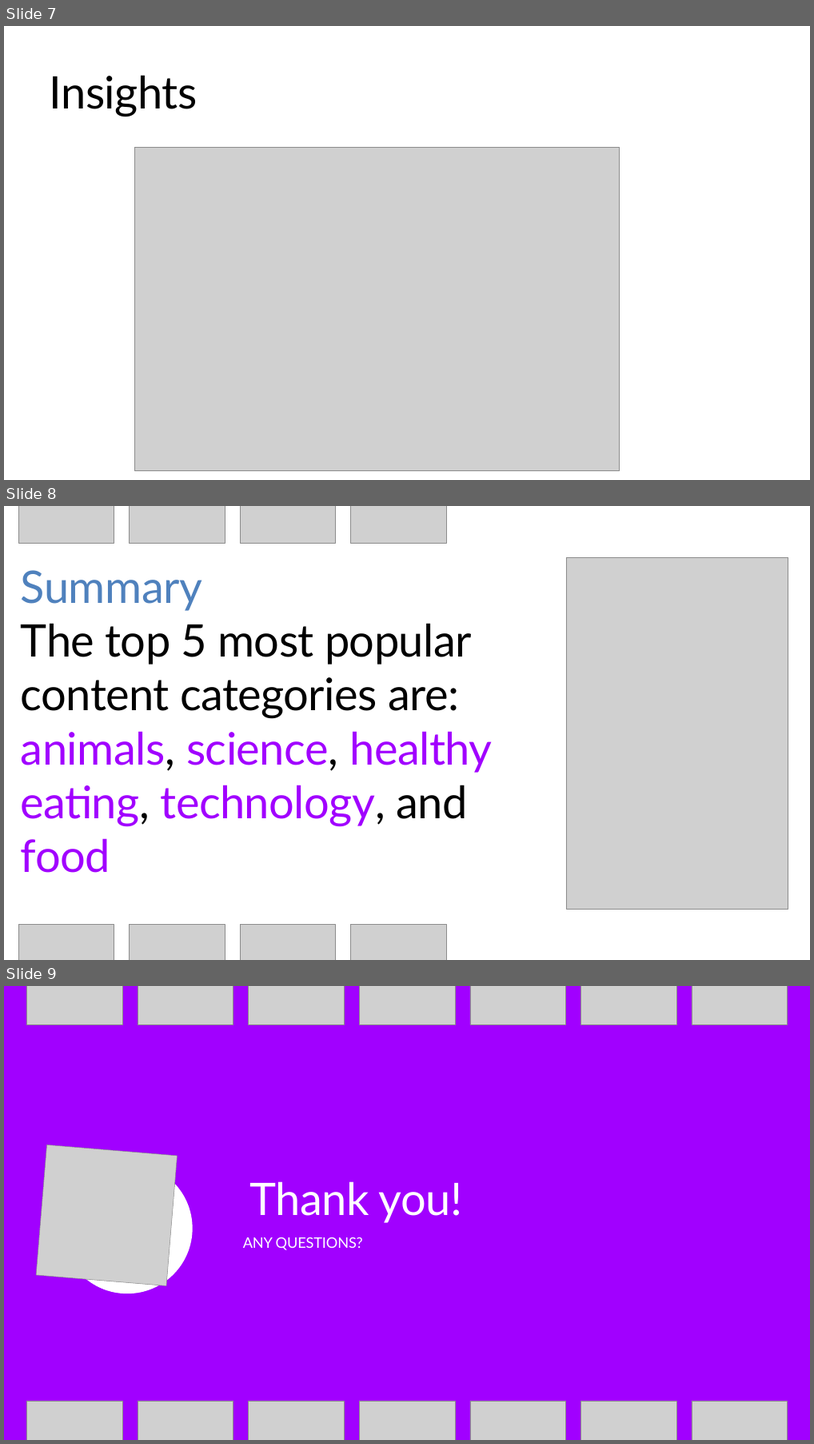
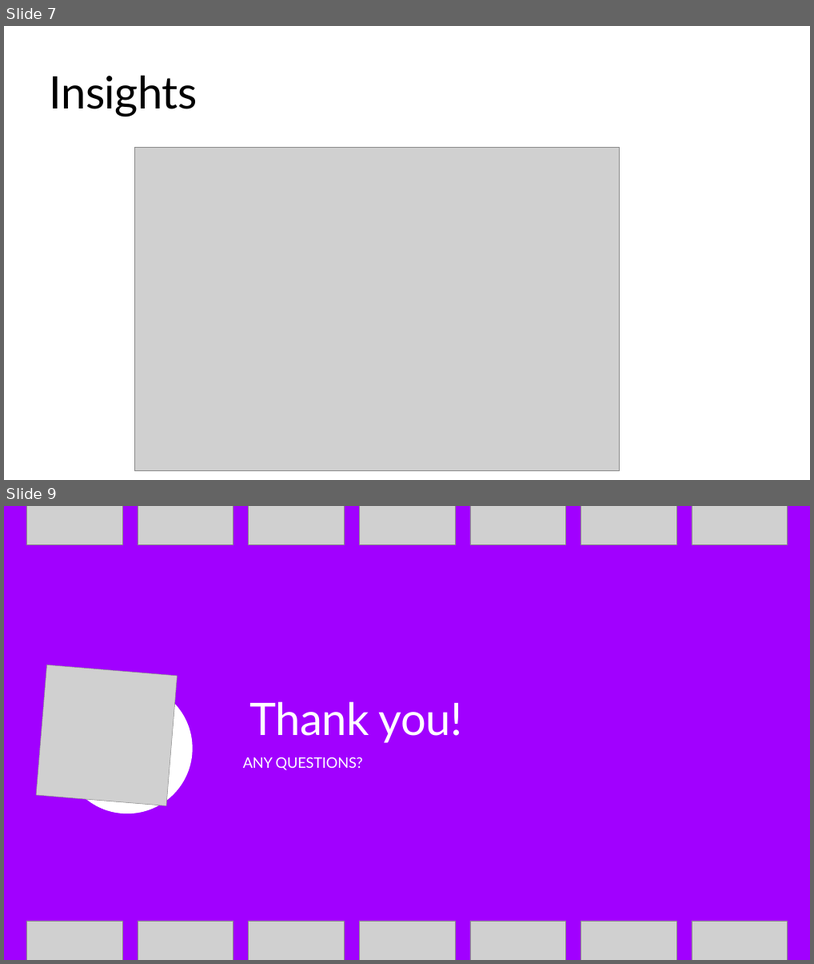
Before and after one commit to naheem3410/Accenture, a slide deck: Data Analytics - Task 3_final.pptx. Shown one above the other, each under a label of ours: slides 7, 8 and 9 before the commit, slides 7 and 9 after it; the slides between them are not shown. The pictures are 814x1444 and 814x964 pixels, drawn with LibreOffice and Linux fonts; fonts in the diff are those of the drawing; grey boxes stand for pictures. Boxes give left, top, right and bottom in pixels: in the first picture for what was removed or moved away, otherwise in the second. Text is boxed around its words. In the diff, an @@ line names an element or a change of style, - is before the commit and + after.

```diff
--- a/Data Analytics - Task 3_final.pptx
+++ b/Data Analytics - Task 3_final.pptx
@@ slide 8 removed at box(4, 506, 810, 960), background #FFFFFF @@
@@ group removed at box(18, 506, 446, 543): 4 pictures @@
@@ text removed at box(21, 570, 492, 872) @@
-Summary
-The top 5 most popular content categories are: animals, science, healthy eating, technology, and food
@@ picture removed at box(566, 557, 789, 908) @@
@@ group removed at box(18, 924, 446, 960): 4 pictures @@
```
Also in this commit, not shown: 1 slide added, 4 other files.
